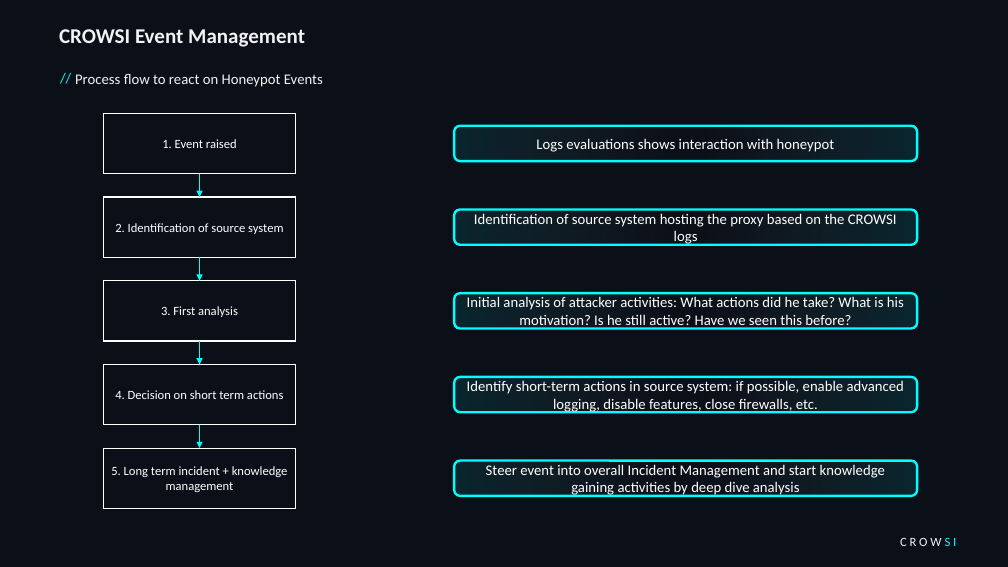
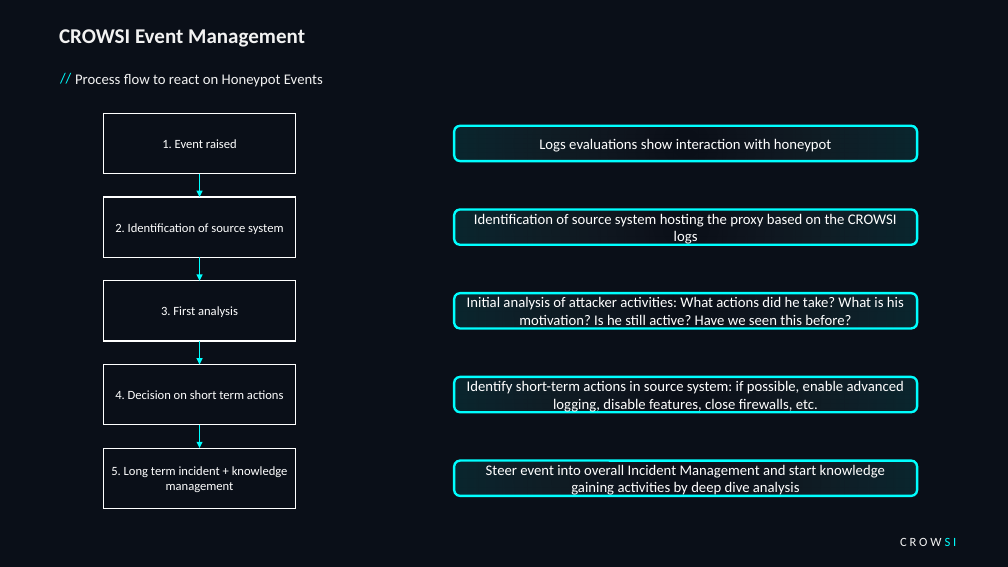
Before and after one commit to crowsi-foss/AuditMaterials, a slide deck: slide 8 of crowsiAuditSlides.pptx. Drawn at 1008x567 pixels with LibreOffice and Linux fonts; fonts in the diff are those of the drawing. Boxes give left, top, right and bottom in pixels: in the first picture for what was removed or moved away, otherwise in the second. Text is boxed around its words. In the diff, an @@ line names an element or a change of style, - is before the commit and + after.

```diff
--- a/crowsiAuditSlides.pptx
+++ b/crowsiAuditSlides.pptx
@@ text in rounded rectangle at (539, 138, 832, 152): text changed @@
-Logs evaluations shows interaction with honeypot
+Logs evaluations show interaction with honeypot
```
Also in this commit, not shown: 5 other slides changed, 1 other file.
